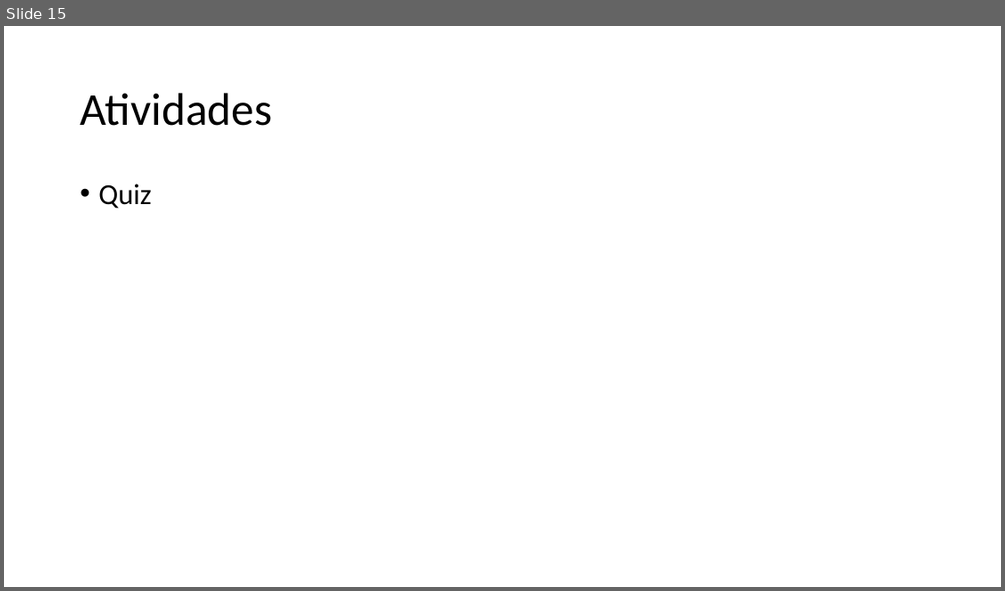
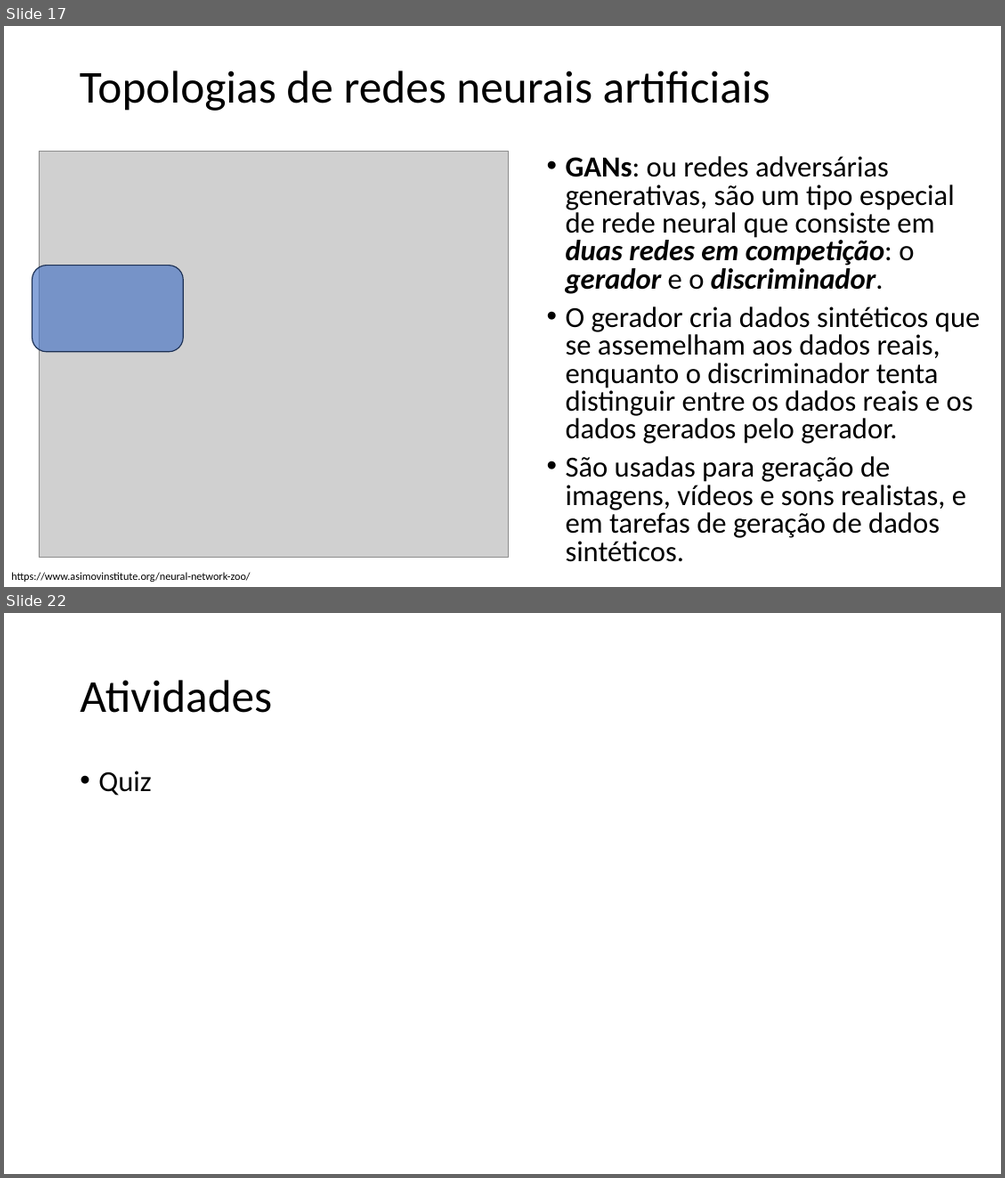
Before and after one commit to zz4fap/tp557-iot-ml, a slide deck: slides/TP557_3_Desafios_do_TinyML_machine_learning.pptx. Shown one above the other, each under a label of ours: slide 15 before the commit, slides 17 and 22 after it; the slides between them are not shown. The pictures are 1005x591 and 1005x1178 pixels, drawn with LibreOffice and Linux fonts; fonts in the diff are those of the drawing; grey boxes stand for pictures. Boxes give left, top, right and bottom in pixels: in the first picture for what was removed or moved away, otherwise in the second. Text is boxed around its words. In the diff, an @@ line names an element or a change of style, - is before the commit and + after.

```diff
--- a/slides/TP557_3_Desafios_do_TinyML_machine_learning.pptx
+++ b/slides/TP557_3_Desafios_do_TinyML_machine_learning.pptx
@@ slide 17 added at (4, 26, 1001, 587), background #FFFFFF @@
@@ title added at (80, 70, 770, 111), 44 pt, text #000000 @@
+Topologias de redes neurais artificiais
@@ picture added at (39, 151, 508, 557) @@
@@ text added at (566, 156, 980, 562), 28 pt, text #000000 @@
+• GANs: ou redes adversárias generativas, são um tipo especial de rede neural que consiste em duas redes em competição: o gerador e o discriminador.
+• O gerador cria dados sintéticos que se assemelham aos dados reais, enquanto o discriminador tenta distinguir entre os dados reais e os dados gerados pelo gerador.
+• São usadas para geração de imagens, vídeos e sons realistas, e em tarefas de geração de dados sintéticos.
@@ rounded rectangle added at (32, 265, 184, 352), fill #4472C4 at 64% opacity, outline #1E3256 1 pt @@
@@ text added at (11, 572, 250, 581), 10.5 pt, text #000000 @@
+https://www.asimovinstitute.org/neural-network-zoo/
@@ what was slide 15 is now slide 22 @@
```
Also in this commit, not shown: 7 other slides added, 1 slide removed.
